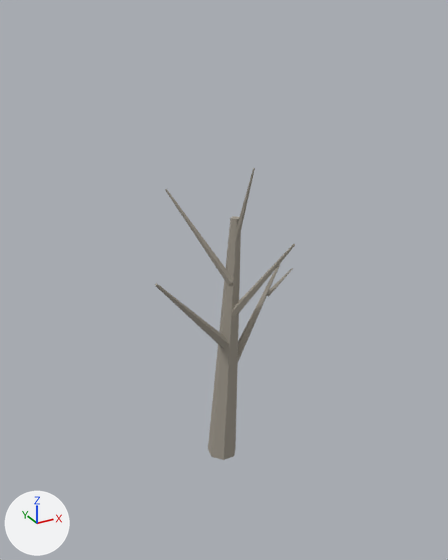
A saved change to the glTF model assets/models/trees/tree_dead.glb.
Rendered twice from a 50 mm camera at (-5.17, -9.23, 5.97) aimed at (-0.03, 0.12, 1.3). The axes (+X, +Y, +Z) are drawn at lower left. The lights are the same throughout. The picture after the commit comes second. Vertices at exactly the same position are counted once.

Script lines for the objects in view, before the commit:
```python
me_cone = bpy.data.meshes.new('Cone')
me_cone.from_pydata(...)  # 74 vertices, 120 faces; spans x -1.59..1.83, y -1.17..0.77, z -2.52..3.5
me_cone.materials.append(mat_barkpale)  # grey #9e978b
ob_tree_dead = bpy.data.objects.new('Tree_dead', me_cone)
ob_tree_dead.location = (0.0, 0.0, 0.0)
```
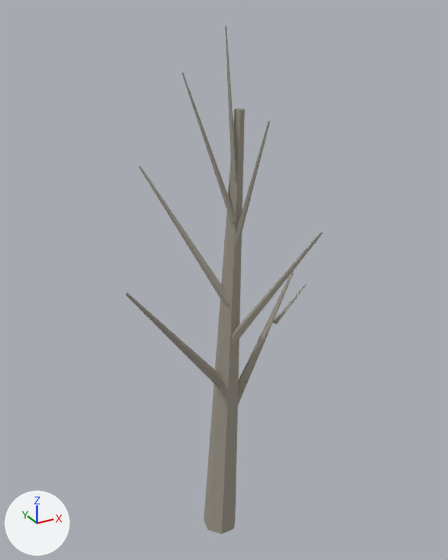
Diff of the bpy script that builds the scene:
```diff
--- a/assets/models/trees/tree_dead.glb.py
+++ b/assets/models/trees/tree_dead.glb.py
@@ me_cone @@
 # used by ob_tree_dead; location = (0.0, 0.0, 0.0)
-me_cone.from_pydata(...)  # 74 vertices, 120 faces; spans x -1.59..1.83, y -1.17..0.77, z -2.52..3.5
+me_cone.from_pydata(...)  # 94 vertices, 152 faces; spans x -2.16..2.32, y -1.59..1.05, z -4.42..5.7
+# me_cone part 1: the loose piece of 10 vertices spanning x -0.89..0.09, y -0.12..0.77, z 1.26..3.01 is turned -123.6 degrees about the z axis through its middle and scaled by 1.64, then moved by (1.15, -0.15, -2.56)
+# me_cone part 2: the loose piece of 10 vertices spanning x 0.07..0.24, y -0.46..0.11, z 1.89..3.5 is multiplied about its middle by the matrix ((-0.033, 1.842, -0.67), (-1.955, -0.077, -0.114), (-0.133, 0.666, 1.838)), then moved by (-1.25, -0.02, -2.29)
+# me_cone part 3: the loose piece of 10 vertices spanning x -0.16..1.34, y -0.16..0.32, z -0.75..1.31 is multiplied about its middle by the matrix ((0.433, -0.074, 0.234), (0.036, 0.489, 0.089), (-0.243, -0.061, 0.43)), then moved by (1.18, 0.37, -0.03)
+# me_cone part 4: the loose piece of 14 vertices spanning x -0.46..0.27, y -0.33..0.25, z -2.52..2.51 is rebuilt with 14 vertices and now spans x -0.59..0.33, y -0.4..0.29, z -4.42..4.41
+# me_cone part 5: the loose piece of 10 vertices spanning x -0.06..0.64, y -1.17..0.01, z 0.56..2.31 is rebuilt with 10 vertices and now spans x -0.13..0.88, y -1.59..0.0, z -0.05..2.61
+# me_cone part 6: the loose piece of 10 vertices spanning x 1.0..1.83, y 0.2..0.56, z 0.66..1.01 is deleted
+# me_cone part 7
+# 10 vertices are removed from x -1.59..0.01, y -0.32..0.06, z -0.06..1.72
+# 16 faces are deleted
+# 40 vertices are added at x -1.26..0.37, y -0.69..1.05, z 0.86..5.7
+# 64 new faces join them
 me_cone.materials.append(mat_barkpale)
```

Boxes (x1, y1, x2, y2) around the edits, measured in the pictures (448 x 560 px; the box of a moved part takes in the faces that stretch with it):
'Tree_dead', reshaped (41% wider, 74% taller)
    before: (155, 168, 295, 460)
    after: (125, 26, 323, 534)
part 1 of me_cone, moved or reshaped
    before: (165, 189, 233, 285)
    after: (238, 271, 294, 404)
part 2 of me_cone, moved or reshaped
    before: (234, 168, 255, 241)
    after: (125, 293, 225, 390)
part 3 of me_cone, moved or reshaped
    before: (238, 264, 280, 361)
    after: (273, 283, 307, 324)
part 4 of me_cone, rebuilt (24% wider, 74% taller)
    before: (208, 216, 241, 460)
    after: (204, 108, 245, 534)
part 5 of me_cone, rebuilt (45% wider, 53% taller)
    before: (232, 244, 295, 318)
    after: (231, 232, 323, 346)
part 6 of me_cone, deleted
    before: (267, 268, 293, 297)
part 7 of me_cone, built on
    before: (155, 283, 228, 350)
    after: (139, 26, 270, 305)
